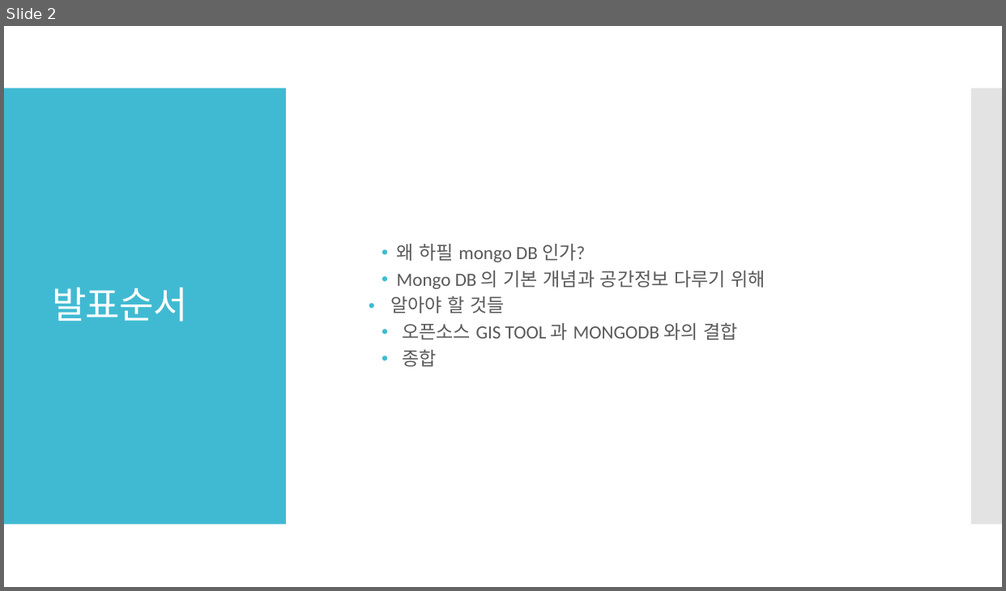
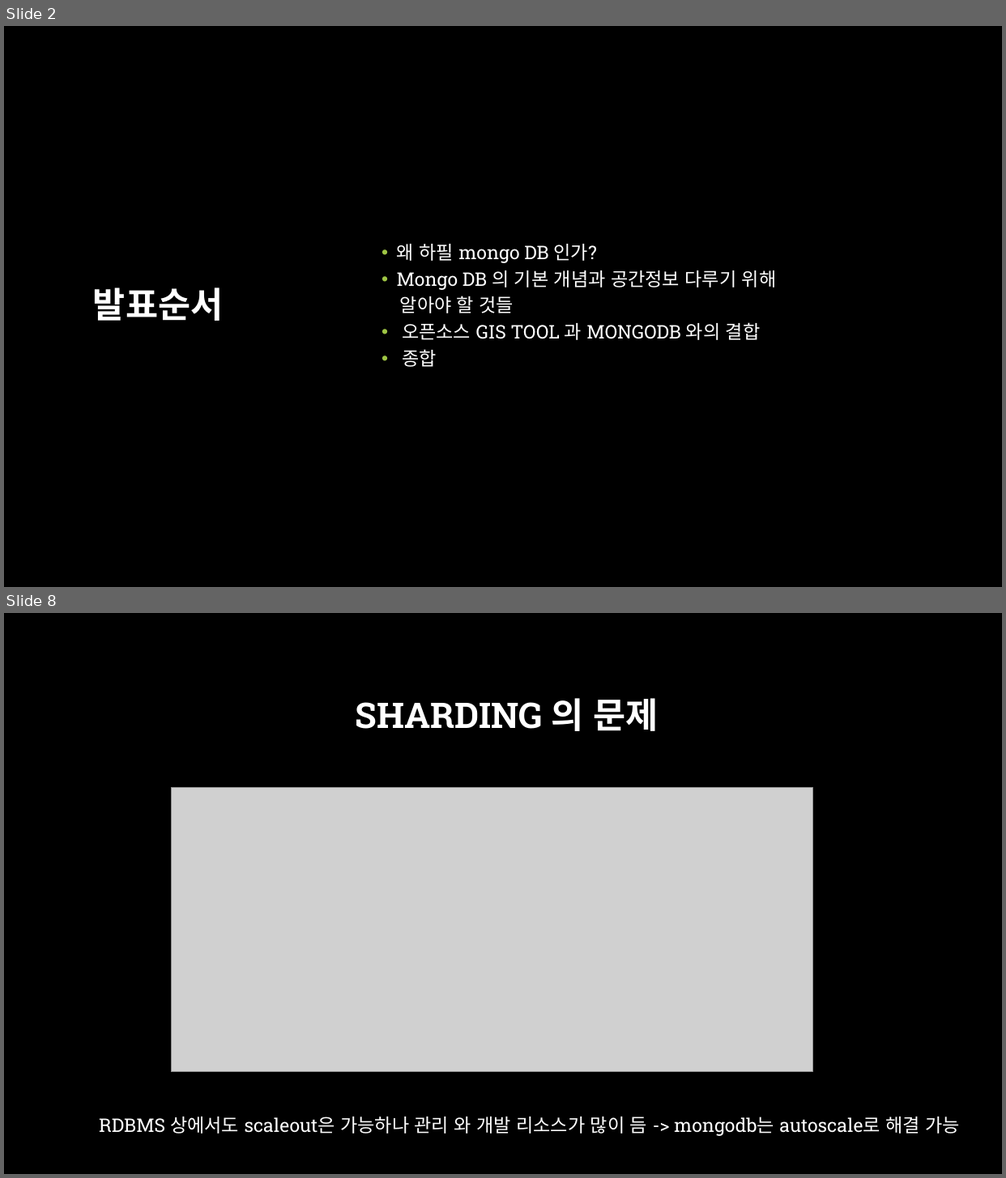
Before and after one commit to aliasgis/OSGEO, a slide deck: Mongodb 와 공간정보.pptx. Shown one above the other, each under a label of ours: slide 2 before the commit, slides 2 and 8 after it; the slides between them are not shown. The pictures are 1006x591 and 1006x1178 pixels, drawn with LibreOffice and Linux fonts; fonts in the diff are those of the drawing; grey boxes stand for pictures; background and template pictures are left out. Boxes give left, top, right and bottom in pixels: in the first picture for what was removed or moved away, otherwise in the second. Text is boxed around its words. In the diff, an @@ line names an element or a change of style, - is before the commit and + after.

```diff
--- a/Mongodb 와 공간정보.pptx
+++ b/Mongodb 와 공간정보.pptx
@@ slide 8 added at [4, 613, 1002, 1174], background picture (left out) @@
@@ title added at [355, 698, 658, 731], 34 pt, text #FFFFFF, bold @@
+SHARDING 의 문제
@@ picture added at [171, 787, 813, 1072] @@
@@ text added at [99, 1117, 960, 1136], 18 pt, text #FFFFFF @@
+RDBMS 상에서도 scaleout은 가능하나 관리 와 개발 리소스가 많이 듬 -> mongodb는 autoscale로 해결 가능
@@ slide 2 changed as well @@
@@ background #FFFFFF to #000000 @@
@@ rectangle removed at [4, 88, 286, 525] @@
@@ rectangle removed at [971, 88, 1002, 525] @@
@@ title "발표순서" at [93, 288, 223, 321]: size 36 to 34 pt, font Calibri to Roboto Slab, letter spacing -0.6 to 0 pt, bold on; alignment left to centre @@
@@ text "왜 하필 mongo DB 인가?" at [397, 244, 777, 367]: font Calibri to Roboto Slab, text colour #595959 to #FFFFFF; bullet colour #40BAD2 to #9EC544; bullet • to none @@
```
Also in this commit, not shown: 3 other slides changed, 4 other slides added.
